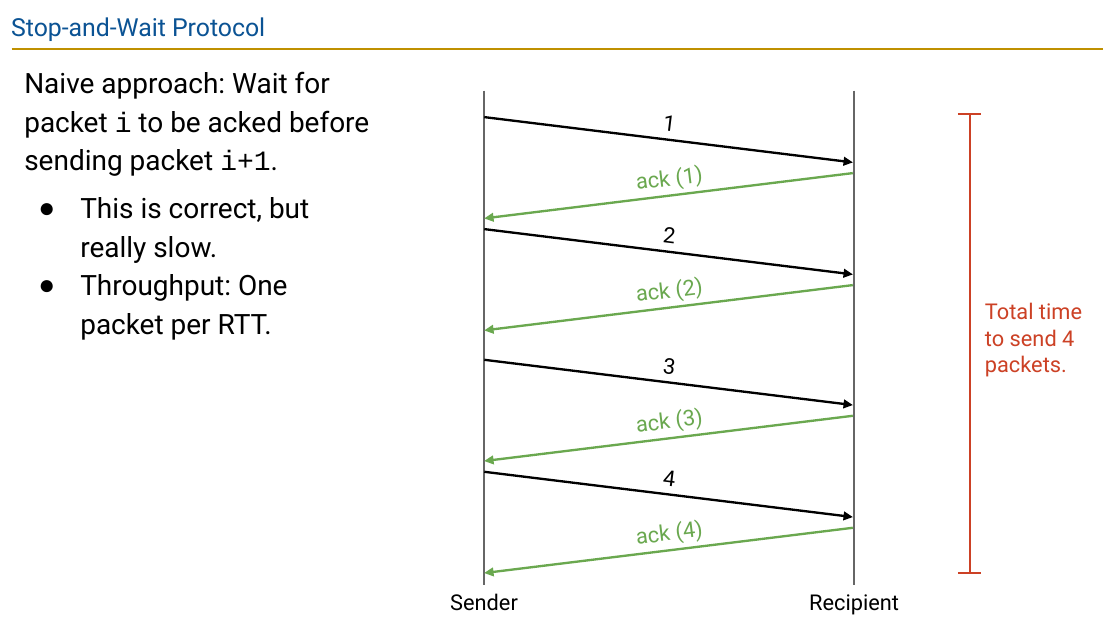
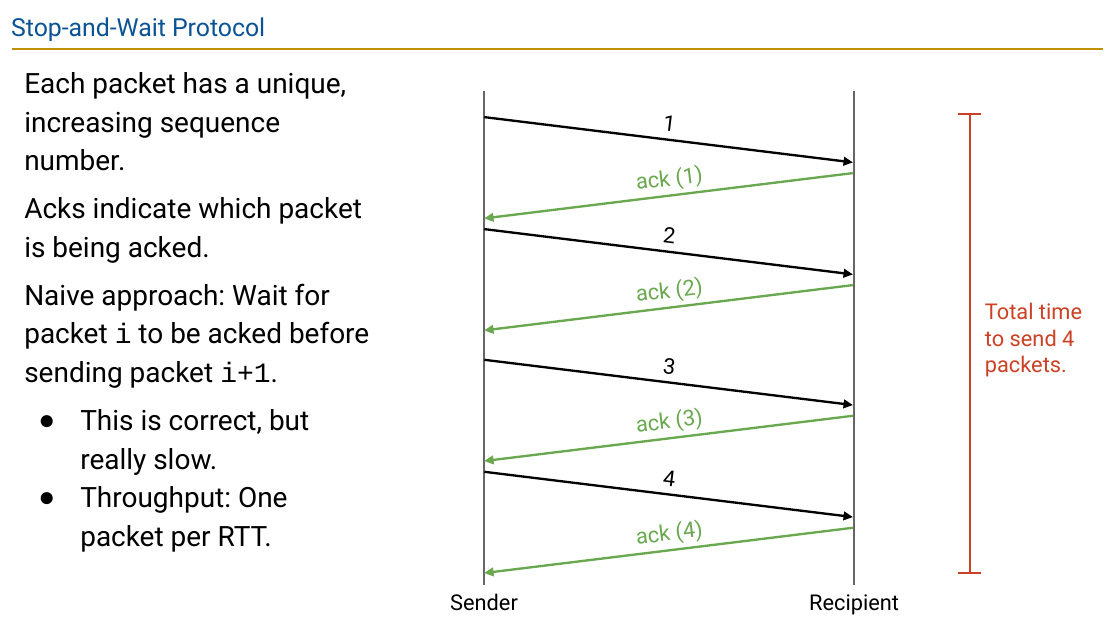
Before and after one commit to guhofstra/CSC175Sp26, a slide deck: slide 31 of PPTs/Lecture 10 - Reliability.pptx (slide 32 before the commit). Drawn at 1120x630 pixels with LibreOffice and Linux fonts; fonts in the diff are those of the drawing. Boxes give left, top, right and bottom in pixels: in the first picture for what was removed or moved away, otherwise in the second. Text is boxed around its words. In the diff, an @@ line names an element or a change of style, - is before the commit and + after.

```diff
--- a/PPTs/Lecture 10 - Reliability.pptx
+++ b/PPTs/Lecture 10 - Reliability.pptx
@@ text at <box>24,72,362,263</box>: paragraphs added @@
+Each packet has a unique, increasing sequence number.
+Acks indicate which packet is being acked.
```
Also in this commit, not shown: 1 other slide changed, 2 slides removed, 6 other files.
